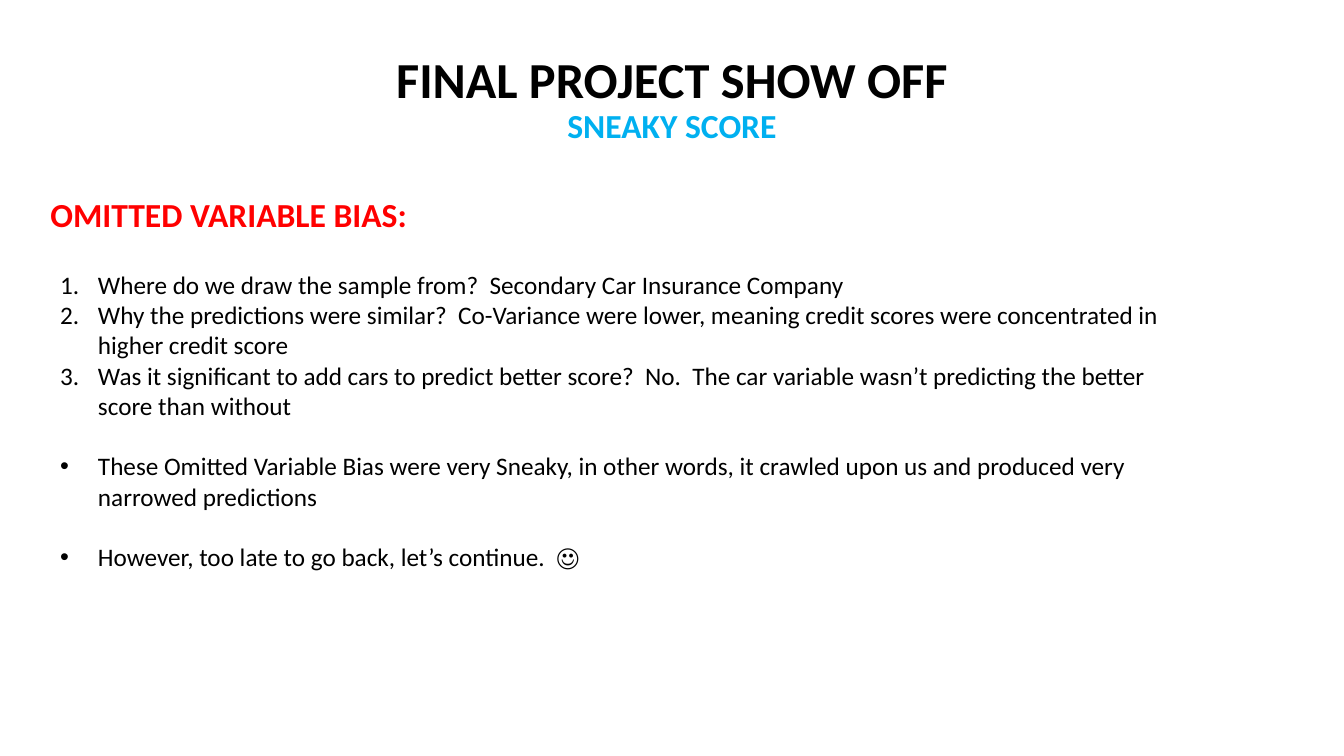
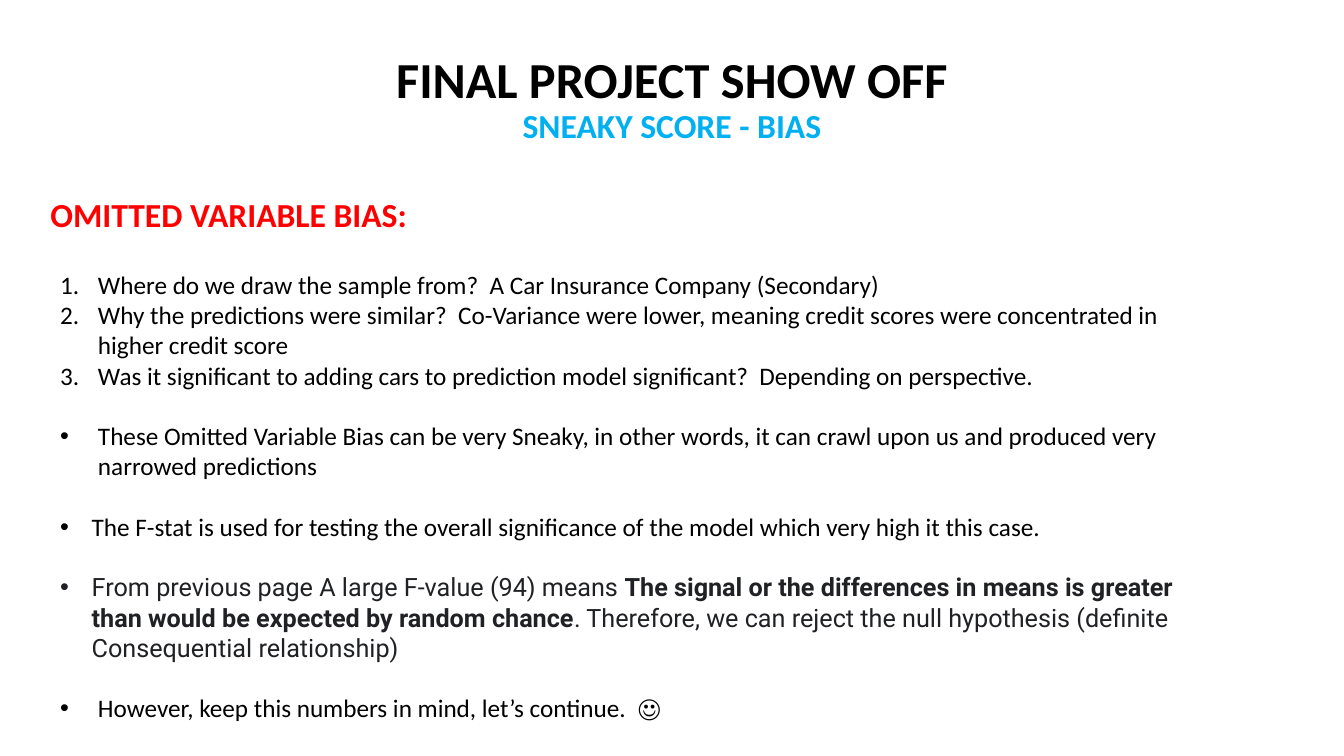
Before and after one commit to sonmiannkim/SneakyScore, a slide deck: slide 6 of FINAL_PROJECT_Web.pptx (slide 5 before the commit). Drawn at 1344x756 pixels with LibreOffice and Linux fonts; fonts in the diff are those of the drawing. Boxes give left, top, right and bottom in pixels: in the first picture for what was removed or moved away, otherwise in the second. Text is boxed around its words. In the diff, an @@ line names an element or a change of style, - is before the commit and + after.

```diff
--- a/FINAL_PROJECT_Web.pptx
+++ b/FINAL_PROJECT_Web.pptx
@@ title at bbox=[396, 65, 947, 139]: text changed @@
-FINAL PROJECT SHOW OFF
-SNEAKY SCORE
+FINAL PROJECT SHOW OFF
+SNEAKY SCORE - BIAS
@@ text at bbox=[98, 275, 879, 298]: text changed @@
-1. Where do we draw the sample from? Secondary Car Insurance Company
+1. Where do we draw the sample from? A Car Insurance Company (Secondary)
@@ text at bbox=[92, 367, 1173, 721]: text changed @@
-3. Was it significant to add cars to predict better score? No. The car variable wasn’t predicting the better score than without
-• These Omitted Variable Bias were very Sneaky, in other words, it crawled upon us and produced very narrowed predictions
-• However, too late to go back, let’s continue. ☺
+3. Was it significant to adding cars to prediction model significant? Depending on perspective.
+• These Omitted Variable Bias can be very Sneaky, in other words, it can crawl upon us and produced very narrowed predictions
+• The F-stat is used for testing the overall significance of the model which very high it this case.
+• From previous page A large F-value (94) means The signal or the differences in means is greater than would be expected by random chance. Therefore, we can reject the null hypothesis (definite Consequential relationship)
+• However, keep this numbers in mind, let’s continue. ☺
```
Also in this commit, not shown: 1 other slide changed, 1 slide added.
